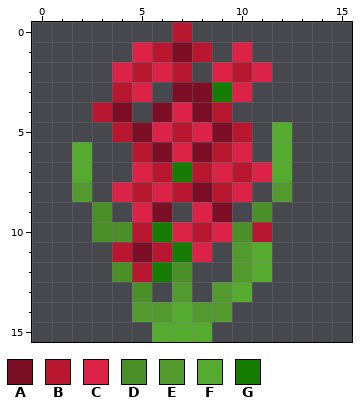
Edited in one commit: pixel-art sprite (.mcreator/modElementThumbnails/RedHyacinth.png). Above: the version before the commit.
The file is 32x32 pixels, drawn in blocks of 2x2; one block is one cell here.
Palette (. is transparent): A #7c0e26  B #b9172f  C #dc2247  D #4a8f28  E #529a2e  F #55ab2d  G #177c04
Pixels before, first column x 2:
 0 .....B.....
 1 ...CBAB.C..
 2 ..CBCB.CBC.
 3 ..BC.AAGC..
 4 .BA.ACAB...
 5 ..BACBCAB.F
 6 F..BACABC.F
 7 F..CBGBCBCF
 8 E.CBCBABC.E
 9 .D.CA.CA.D.
10 .DDBGCBCDB.
11 ..BABGC.EF.
12 ..DBGD..EF.
13 ...D.E.EF..
14 ...EEFEE...
15 ....FFF....
The same view after the edit:
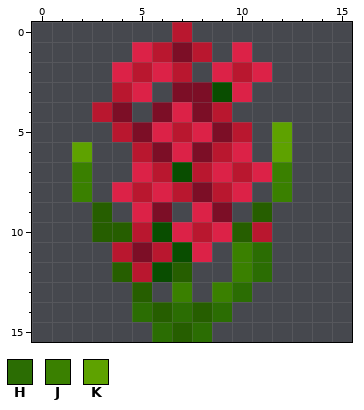
Colours new in this view: H #2b6d03  J #3a8000  K #5ea200
From old to new:
colour D: #4a8f28 -> #265e00
colour G: #177c04 -> #094d00
Changed rows in their new state; - is a pixel that keeps its letter.
first column x 2:
 5 ----------K
 6 K---------K
 7 J---------J
 8 J---------J
11 --------JH-
12 --------JH-
13 -----J-JH--
14 ---HDHDH---
15 ----HDH----
Pixel boxes of the changes (left, top, right, bottom) in both pictures:
changed: (72, 82, 292, 342)
